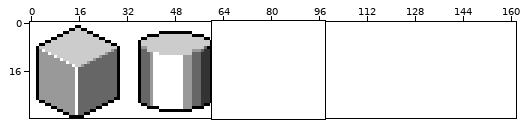
Two states of a pixel-art file, BasicShapes/5shapes3.aseprite. Above, an overview of the earlier version with the close-up marked.
Close-up. Old version:
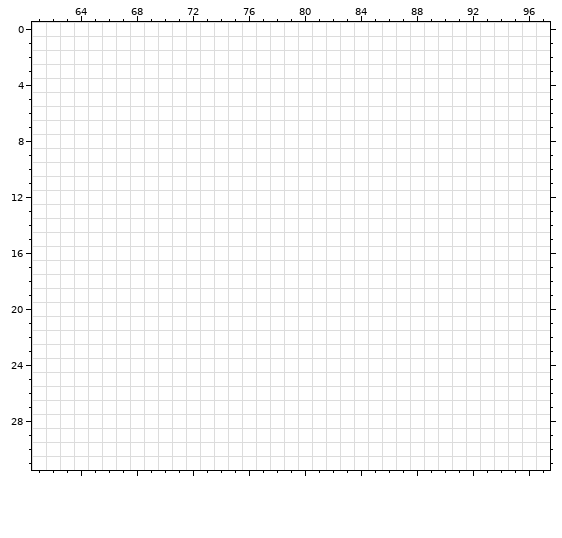
162x32 pixels, 1 frame. Shown: x 61..97, y 0..31.
The same view after the edit:
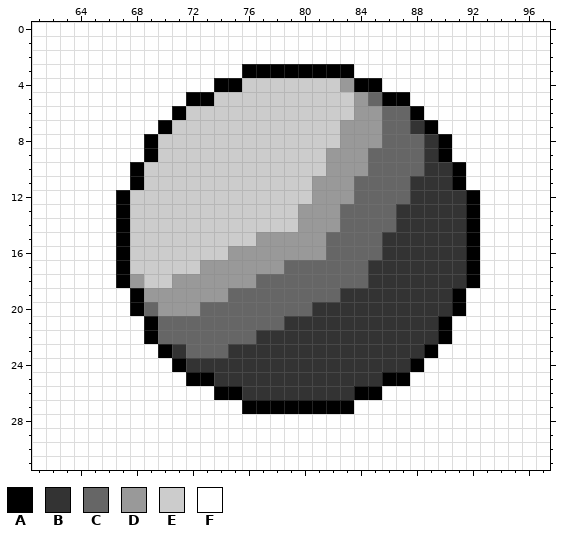
Palette (. is transparent): A #000000  B #333333  C #666666  D #999999  E #cccccc  F #ffffff
The commit says: Added shaded ball.
Changes in this commit:
{"where": "layer \"Layer 2\""}
{"y":3,"x":76,"old":"FFFFFFFF","new":"AAAAAAAA"}
{"y":4,"x":74,"old":"FFFFFFFFFFFF","new":"AAEEEEEEEDAA"}
{"y":5,"x":72,"old":"FFFFFFFFFFFFFFFF","new":"AAEEEEEEEEEEDCAA"}
{"y":6,"x":71,"old":"FFFFFFFFFFFFFFFFFF","new":"AEEEEEEEEEEEEDDCCA"}
{"y":7,"x":70,"old":"FFFFFFFFFFFFFFFFFFFF","new":"AEEEEEEEEEEEEDDDCCBA"}
{"y":8,"x":69,"old":"FFFFFFFFFFFFFFFFFFFFFF","new":"AEEEEEEEEEEEEEDDDCCCBA"}
{"y":9,"x":69,"old":"FFFFFFFFFFFFFFFFFFFFFF","new":"AEEEEEEEEEEEEDDDCCCCBA"}
{"y":10,"x":68,"old":"FFFFFFFFFFFFFFFFFFFFFFFF","new":"AEEEEEEEEEEEEEDDDCCCCBBA"}
{"y":11,"x":68,"old":"FFFFFFFFFFFFFFFFFFFFFFFF","new":"AEEEEEEEEEEEEDDDCCCCBBBA"}
{"y":12,"x":67,"old":"FFFFFFFFFFFFFFFFFFFFFFFFFF","new":"AEEEEEEEEEEEEEDDDCCCCBBBBA"}
{"y":13,"x":67,"old":"FFFFFFFFFFFFFFFFFFFFFFFFFF","new":"AEEEEEEEEEEEEDDDCCCCBBBBBA"}
{"y":14,"x":67,"old":"FFFFFFFFFFFFFFFFFFFFFFFFFF","new":"AEEEEEEEEEEEEDDDCCCCBBBBBA"}
{"y":15,"x":67,"old":"FFFFFFFFFFFFFFFFFFFFFFFFFF","new":"AEEEEEEEEEDDDDDCCCCBBBBBBA"}
{"y":16,"x":67,"old":"FFFFFFFFFFFFFFFFFFFFFFFFFF","new":"AEEEEEEEDDDDDDDCCCCBBBBBBA"}
{"y":17,"x":67,"old":"FFFFFFFFFFFFFFFFFFFFFFFFFF","new":"AEEEEEDDDDDDCCCCCCBBBBBBBA"}
{"y":18,"x":67,"old":"FFFFFFFFFFFFFFFFFFFFFFFFFF","new":"ADEEDDDDDDCCCCCCCCBBBBBBBA"}
{"y":19,"x":68,"old":"FFFFFFFFFFFFFFFFFFFFFFFF","new":"ADDDDDDCCCCCCCCBBBBBBBBA"}
{"y":20,"x":68,"old":"FFFFFFFFFFFFFFFFFFFFFFFF","new":"ACDDDCCCCCCCCBBBBBBBBBBA"}
{"y":21,"x":69,"old":"FFFFFFFFFFFFFFFFFFFFFF","new":"ACCCCCCCCCBBBBBBBBBBBA"}
{"y":22,"x":69,"old":"FFFFFFFFFFFFFFFFFFFFFF","new":"ACCCCCCCBBBBBBBBBBBBBA"}
{"y":23,"x":70,"old":"FFFFFFFFFFFFFFFFFFFF","new":"ABCCCBBBBBBBBBBBBBBA"}
{"y":24,"x":71,"old":"FFFFFFFFFFFFFFFFFF","new":"ABBBBBBBBBBBBBBBBA"}
{"y":25,"x":72,"old":"FFFFFFFFFFFFFFFF","new":"AABBBBBBBBBBBBAA"}
{"y":26,"x":74,"old":"FFFFFFFFFFFF","new":"AABBBBBBBBAA"}
{"y":27,"x":76,"old":"FFFFFFFF","new":"AAAAAAAA"}
{"label":"changed","picture_box":[116,64,480,414]}
